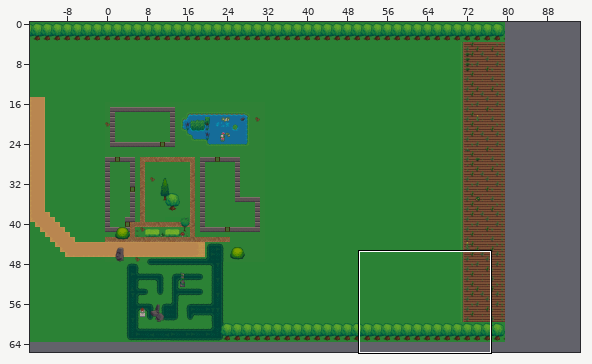
One commit to this Tiled map: tiled_maps/jpc_outdoor.tmx. Above: a wide view before the commit, with the close-up outlined.
Close-up. First the earlier version:
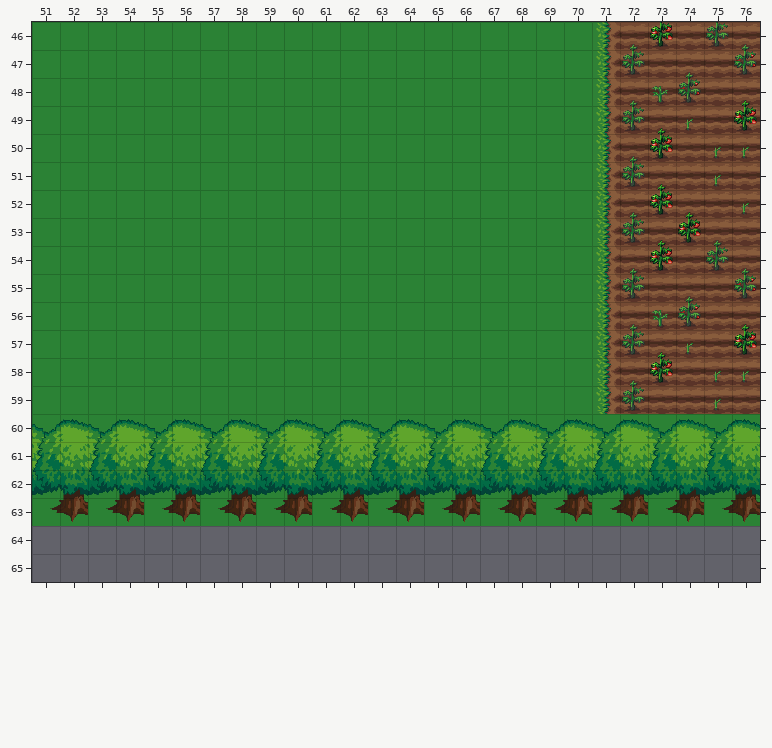
Cells are 32x32 px. Shown: x 51..76, y 46..65. The commit also changed other parts of the map, which this record leaves out.
Once edited:
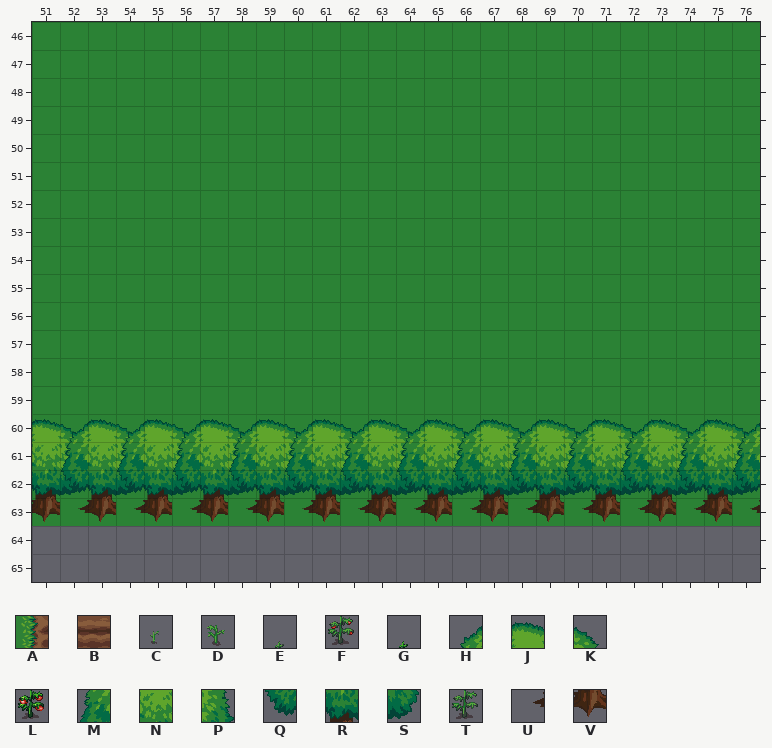
Key: from "terrain_atlas": A 581, B 582, C 779, D 811, E 843, F 875, G 907, H 925, J 926, K 927, L 939, M 957, N 958, P 959, Q 989, R 990, S 991, T 1003, U 1021, V 1022.
_ is an empty cell, . an unchanged one.
What changed:
--- layer "border"
@@ x 51..76 @@
-46 ....................ABBBBB
-47 ....................ABBBBB
-48 ....................ABBBBB
-49 ....................ABBBBB
-50 ....................ABBBBB
-51 ....................ABBBBB
-52 ....................ABBBBB
-53 ....................ABBBBB
-54 ....................ABBBBB
-55 ....................ABBBBB
-56 ....................ABBBBB
-57 ....................ABBBBB
-58 ....................ABBBBB
-59 ....................ABBBBB
-60 KJKJKJKJKJKJKJKJKJKJKJKJKJ
-61 PNPNPNPNPNPNPNPNPNPNPNPNPN
-62 SRSRSRSRSRSRSRSRSRSRSRSRSR
-63 UVUVUVUVUVUVUVUVUVUVUVUVUV
+46 ....................______
+47 ....................______
+48 ....................______
+49 ....................______
+50 ....................______
+51 ....................______
+52 ....................______
+53 ....................______
+54 ....................______
+55 ....................______
+56 ....................______
+57 ....................______
+58 ....................______
+59 ....................______
+60 JKJKJKJKJKJKJKJKJKJKJKJKJK
+61 NPNPNPNPNPNPNPNPNPNPNPNPNP
+62 RSRSRSRSRSRSRSRSRSRSRSRSRS
+63 VUVUVUVUVUVUVUVUVUVUVUVUVU
--- layer "border_fg"
@@ x 51..76 @@
-46 .....................EL.TE
-47 .....................T.E.F
-48 .....................EDF.G
-49 .....................TGC.L
-50 .....................EL.CC
-51 .....................TG.C.
-52 .....................ELG.C
-53 .....................TGLE.
-54 .....................EL.TE
-55 .....................T.E.F
-56 .....................EDF.G
-57 .....................TGC.L
-58 .....................EL.CC
-59 .....................T..C.
-60 H_H_H_H_H_H_H_H_H_H_H_H_H_
-61 M_M_M_M_M_M_M_M_M_M_M_M_M_
-62 Q_Q_Q_Q_Q_Q_Q_Q_Q_Q_Q_Q_Q_
+46 .....................__.__
+47 ....................._._._
+48 .....................___._
+49 .....................___._
+50 .....................__.__
+51 .....................__._.
+52 .....................___._
+53 .....................____.
+54 .....................__.__
+55 ....................._._._
+56 .....................___._
+57 .....................___._
+58 .....................__.__
+59 ....................._.._.
+60 _H_H_H_H_H_H_H_H_H_H_H_H_H
+61 _M_M_M_M_M_M_M_M_M_M_M_M_M
+62 _Q_Q_Q_Q_Q_Q_Q_Q_Q_Q_Q_Q_Q
Boxes around the changes in both close-ups, in picture pixels (x1, y1, x2, y2):
changed: (32, 22, 760, 522)
